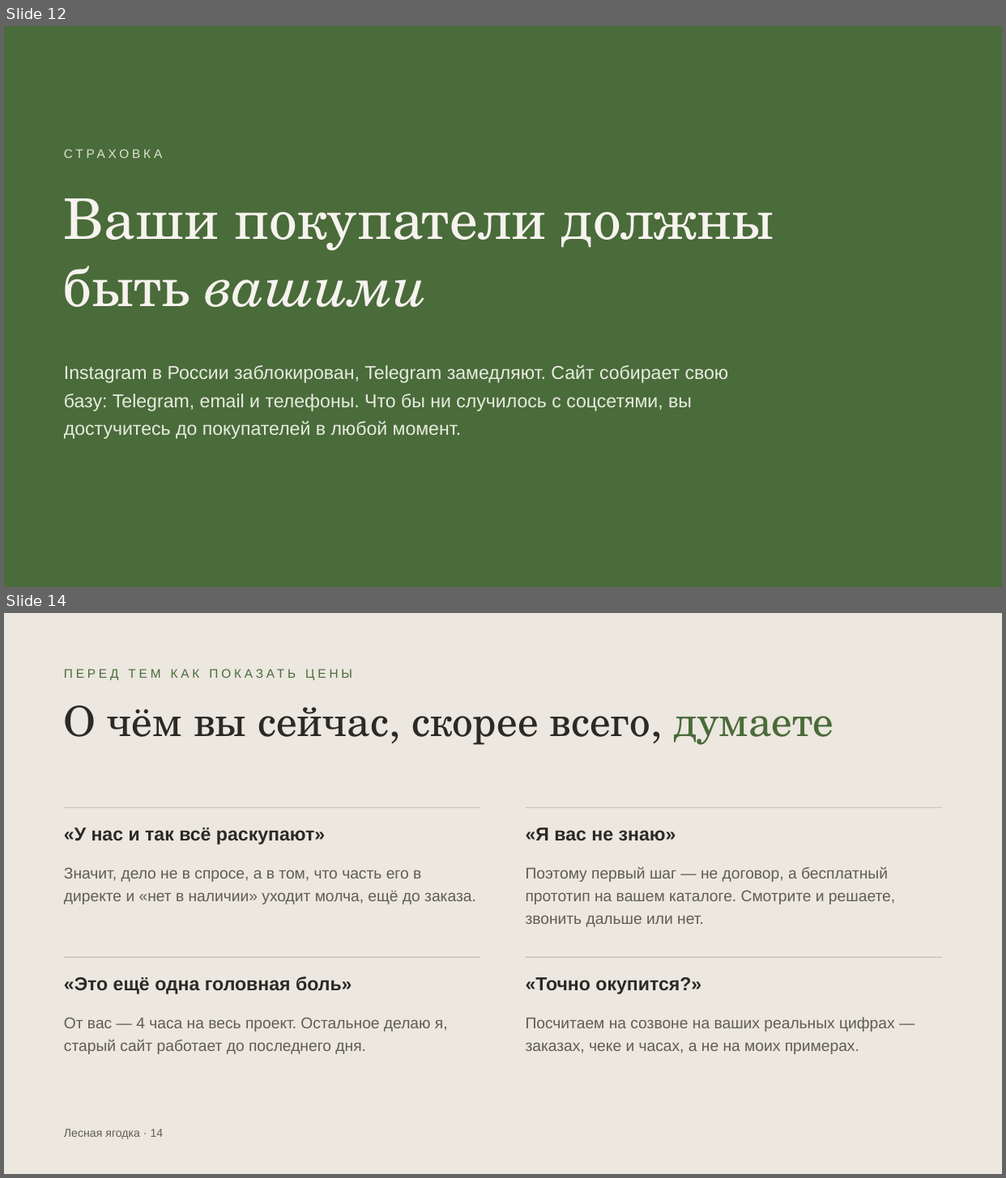
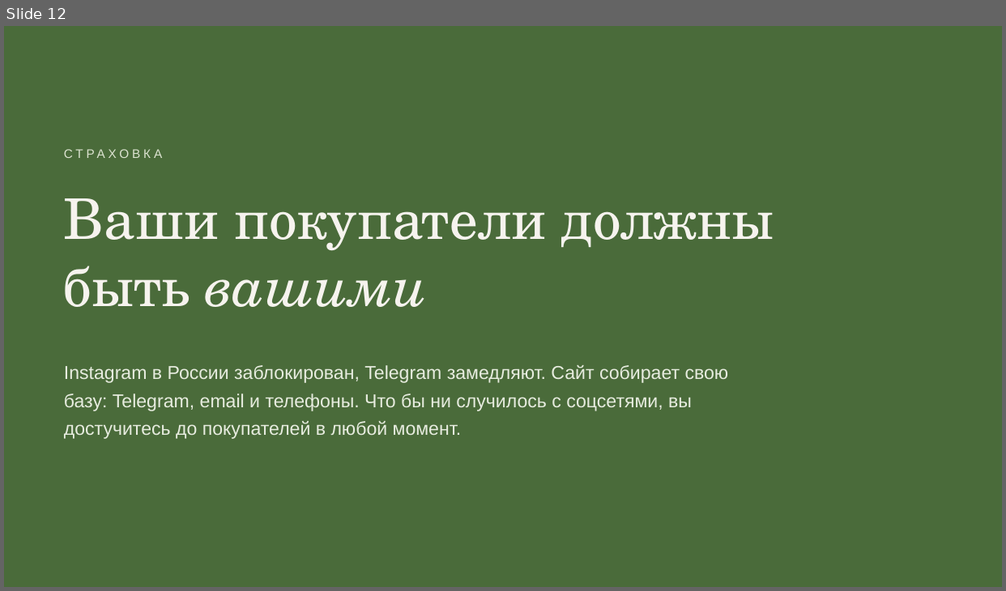
Before and after one commit to ellischment/svoya_ferma, a slide deck: docs/preview/lesnaya-yagodka-predlozhenie.pptx. Shown one above the other, each under a label of ours: slides 12 and 14 before the commit, slide 12 after it; the slides between them are not shown. The pictures are 1006x1178 and 1006x591 pixels, drawn with LibreOffice and Linux fonts; fonts in the diff are those of the drawing. Boxes give left, top, right and bottom in pixels: in the first picture for what was removed or moved away, otherwise in the second. Text is boxed around its words. In the diff, an @@ line names an element or a change of style, - is before the commit and + after.

```diff
--- a/docs/preview/lesnaya-yagodka-predlozhenie.pptx
+++ b/docs/preview/lesnaya-yagodka-predlozhenie.pptx
@@ slide 14 removed at [4,613,1002,1174], background #ECE7DF @@
@@ text removed at [64,666,942,692] @@
-ПЕРЕД ТЕМ КАК ПОКАЗАТЬ ЦЕНЫ
@@ text removed at [64,705,834,745] @@
-О чём вы сейчас, скорее всего, думаете
@@ line removed from (64, 807) to (481, 807) @@
@@ text removed at [64,828,325,845] @@
-«У нас и так всё раскупают»
@@ line removed from (525, 807) to (942, 807) @@
@@ text removed at [526,828,676,841] @@
-«Я вас не знаю»
@@ text removed at [64,867,476,905] @@
-Значит, дело не в спросе, а в том, что часть его в директе и «нет в наличии» уходит молча, ещё до заказа.
@@ text removed at [526,867,895,927] @@
-Поэтому первый шаг — не договор, а бесплатный прототип на вашем каталоге. Смотрите и решаете, звонить дальше или нет.
@@ line removed from (64, 957) to (481, 957) @@
@@ text removed at [64,977,352,995] @@
-«Это ещё одна головная боль»
@@ line removed from (525, 957) to (942, 957) @@
@@ text removed at [526,977,701,995] @@
-«Точно окупится?»
@@ text removed at [64,1017,448,1054] @@
-От вас — 4 часа на весь проект. Остальное делаю я, старый сайт работает до последнего дня.
@@ text removed at [526,1017,895,1054] @@
-Посчитаем на созвоне на ваших реальных цифрах — заказах, чеке и часах, а не на моих примерах.
@@ text removed at [64,1129,164,1139] @@
-Лесная ягодка · 14
```
Also in this commit, not shown: 6 slides changed, 2 other slides removed.
